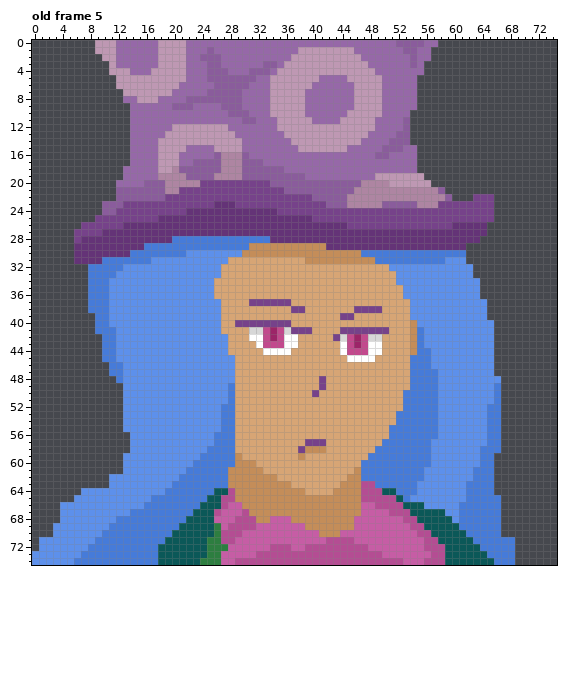
Pixel-art file, stored at Assets/Sprites/Portraits/Trīcae Portraits/TricaePortraits.aseprite. The picture above was drawn from the file before the commit.
75x75 pixels, 5 frames. Colours within 5 levels of each other are drawn and written as one. Shown: old frame 5. The commit also changed other frames, which this record leaves out.
Now the later version:
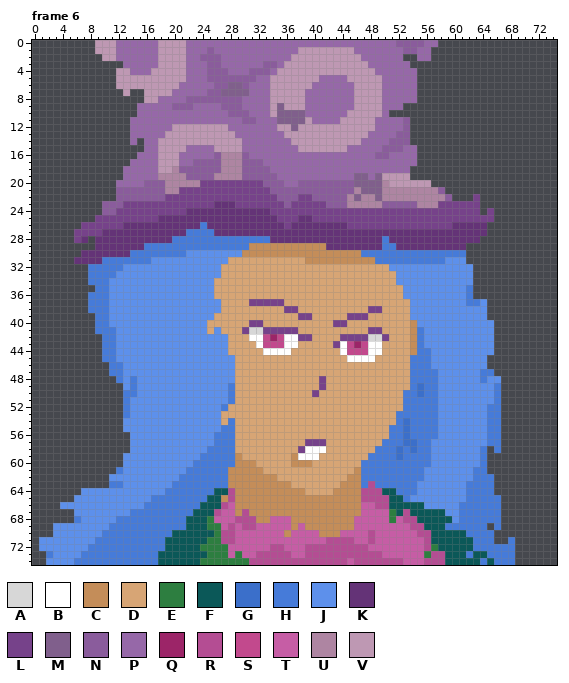
Palette (. is transparent): A #d7d7d7  B #ffffff  C #c48d59  D #d7a575  E #2d7e40  F #0b5858  G #3b6fca  H #467bd9  J #5d90eb  K #643377  L #76428a  M #805f8c  N #8a5c9c  P #9668a8  Q #9c2568  R #b44d93  S #c2498d  T #c65da5  U #ae85a2  V #be98b3
A new or re-ordered frame is compared with the old frame closest to it.
Edits made:
frames 5 -> 7
Changed rows in their new state; - is an unchanged pixel.
Frame 6 is new; against old frame 5, layer "Layer 2":
first column x 6:
 2 -----------------------------------------------..-----------
 3 -----..-----------------------------------------..----------
 4 -----.-------------------------------------------.----------
 6 ----------------------MM------------------------------------
 7 --------..-----------MMMM-----------------------------------
 8 -------...--------------------------------------------------
 9 --------.--------------------M-----------------..-----------
10 --------.--------------------MMMM------------...------------
11 -----------------------------MMMM---------------------------
12 -------------------------------M----------------------------
14 ---------.--------------------------------------------------
15 --------..--------------------------------------------------
16 --------.---------------------------------------------------
18 ----------------------------PP------------------.-----------
19 -----------------------------PPPP-------MM-M----..----------
20 ---------------------------N--PP--------MMMM----------------
21 ----------------------------NN-----------MMM----------------
22 -----------------------------NNN--------M--M--------------..
23 ------------------------------N---------------------------..
24 ----------------------------L-----------------------------.-
25 -----------------------------LLL----------------------------
26 ------------------H-----------L-----------------------------
27 ----------------HHHH----------------------------------------
28 --.-----------------------------------------H---------------
29 ...-----------------------------------------HH--------------
30 .-----------------------------------------------------------
first column x 0:
34 ---------------------------------------------------------------.----
35 --------.-----------------------------------------------------H.----
36 --------------------------------------------------------------H.----
37 ------------------------------------D-------------------------HH----
38 ------------------------------------L-D-------DD--------------------
39 --------------------------D-----------LL----D-LL--------------------
40 -------------------------DD--DD--DDDD------LL-----------------------
41 -------------------------D----L--LLLL-DD----DDDD--D-----------------
42 --------------------------------------LL---DLLLL--L-----------------
43 -------------------------------------------L------------------------
45 -----------------------------------------------------------------.--
46 -----------------------------------------------------------------.--
47 ----------------------------------------------------------------HH--
48 --------------H-------------------------------------------------H---
49 --------------H----------------------------------------G------------
50 -------------HH----------------------------------------G------------
51 -------------H------------------------------------------------------
52 -------------H--------------D---------------------------------------
53 -------------H-------------DD---------------------------------------
54 ---------------------------D-------------------------G--------------
55 -----------------------------------------------------G--------------
56 -----------------------------------------------------G--------------
57 -----------------------------------------------------GG-------------
58 ---------------------------------------BBB----------G-G----------.--
59 -------------------------------------CBBB-----------G------------.--
60 -------------------------------------CCC-------------------------.--
61 ------------H----------------------------------------------------.--
63 -----------HH----------------------------------H--------------------
65 ---------------------------C-----------------------F----------------
66 -----------------------------C---------------------FF---------------
67 ----..-----------------------C---------------------EF---------------
68 ----..H------------------E-------------------------E----------------
69 ---------------------H---E---T-------C---------------------HH----.--
70 -----------------------------T------C-----------R-----------------.-
71 ------------------------------------------------R--------F--------..
72 ------------------H-----E-----------T--------------------EF----H----
73 ..H------------------------E-E-------TT-----------------E-----H-----
74 ..-------------------------EEEE--------------T------------------H---
